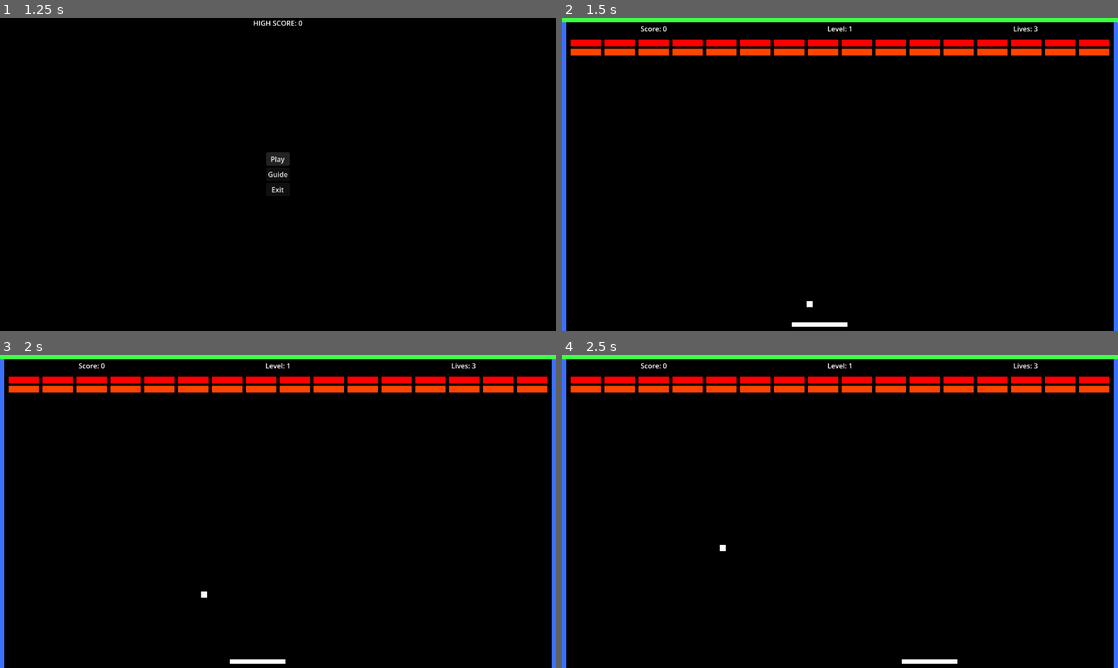
Above: before the commit, frames 1-4 (two rows, left to right).
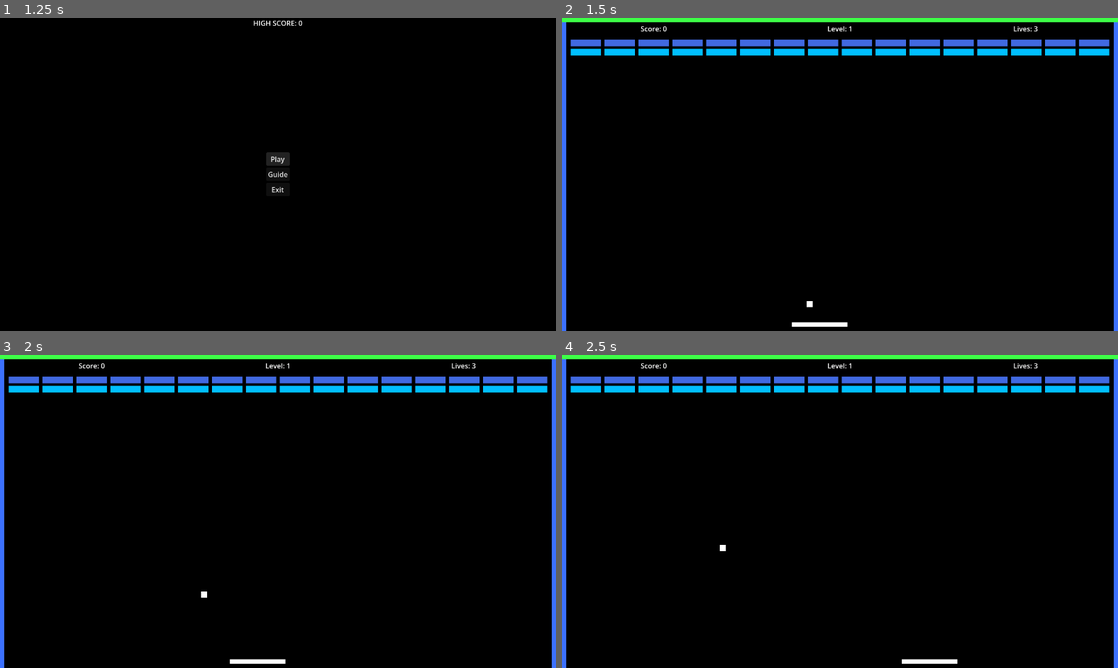
Above: after the commit, the same moments.

Repository: jordonbigelow/Can-You-Breakout
Game: Godot game, scene res://Scenes/main_menu.tscn
Same seed, same stepped clock (60 frames per second), same inputs: the game is played once before the commit and once after it. Sound files missing from this copy of the repository are replaced by a short silence.
Inputs:
- Up to frame 1 (1.25 s): click "Play" at 0.5 s
- Up to frame 2 (1.5 s): click "Play" at 1.25 s
- Up to frame 3 (2 s): no input
- Up to frame 4 (2.5 s): hold D (move_right) from 2.03 s (still down)

Frame 1 is identical in both runs. In frame 2, 3.9% of the frame differs, in the area x 1-99%, y 6-12%; in frame 3, 3.9%; in frame 4, 3.9%.

Commit message:
changed brick drawing function

Diff:
--- a/Scripts/level.gd
+++ b/Scripts/level.gd
@@ -34,6 +34,17 @@
 
 @onready var is_muted: bool = false
 @onready var muted_font_color: Color = Color.DARK_RED
+
+var row_data = [
+		[Color.ROYAL_BLUE, 10],
+		[Color.DEEP_SKY_BLUE, 20],
+		[Color.LIME_GREEN, 30],
+		[Color.GREEN_YELLOW, 40],
+		[Color.YELLOW, 50],
+		[Color.ORANGE, 70],
+		[Color.ORANGE_RED, 100],
+		[Color.RED, 200]
+]
 
 func _ready() -> void:
 	hud.get_child(0).text += str(score)
@@ -84,30 +95,36 @@
 	for row in rows:
 		for col in columns:
 			var brick = brick_scene.instantiate()
-			if row == 0:
-				brick.color = Color.RED
-				brick.points = 20
-			elif row == 1:
-				brick.color = Color.ORANGE_RED
-				brick.points = 10
-			elif row == 2:
-				brick.color = Color.ORANGE
-				brick.points = 7
-			elif row == 3:
-				brick.color = Color.YELLOW
-				brick.points = 5
-			elif row == 4:
-				brick.color = Color.GREEN_YELLOW
-				brick.points = 4
-			elif row == 5:
-				brick.color = Color.LIME_GREEN
-				brick.points = 3
-			elif row == 6:
-				brick.color = Color.DEEP_SKY_BLUE
-				brick.points = 2
-			elif row == 7:
-				brick.color = Color.ROYAL_BLUE
-				brick.points = 1
+			brick.color = row_data[row][0]
+			brick.points = row_data[row][1]
+
+	#for row in rows:
+		#for col in columns:
+			#var brick = brick_scene.instantiate()
+			#if row == 0:
+				#brick.color = Color.RED
+				#brick.points = 20
+			#elif row == 1:
+				#brick.color = Color.ORANGE_RED
+				#brick.points = 10
+			#elif row == 2:
+				#brick.color = Color.ORANGE
+				#brick.points = 7
+			#elif row == 3:
+				#brick.color = Color.YELLOW
+				#brick.points = 5
+			#elif row == 4:
+				#brick.color = Color.GREEN_YELLOW
+				#brick.points = 4
+			#elif row == 5:
+				#brick.color = Color.LIME_GREEN
+				#brick.points = 3
+			#elif row == 6:
+				#brick.color = Color.DEEP_SKY_BLUE
+				#brick.points = 2
+			#elif row == 7:
+				#brick.color = Color.ROYAL_BLUE
+				#brick.points = 1
 			var x = start_pos.x + col * (brick_size.x + spacing.x)
 			var y = start_pos.y + row * (brick_size.y + spacing.y)
 			brick.position = Vector2(x, y)
